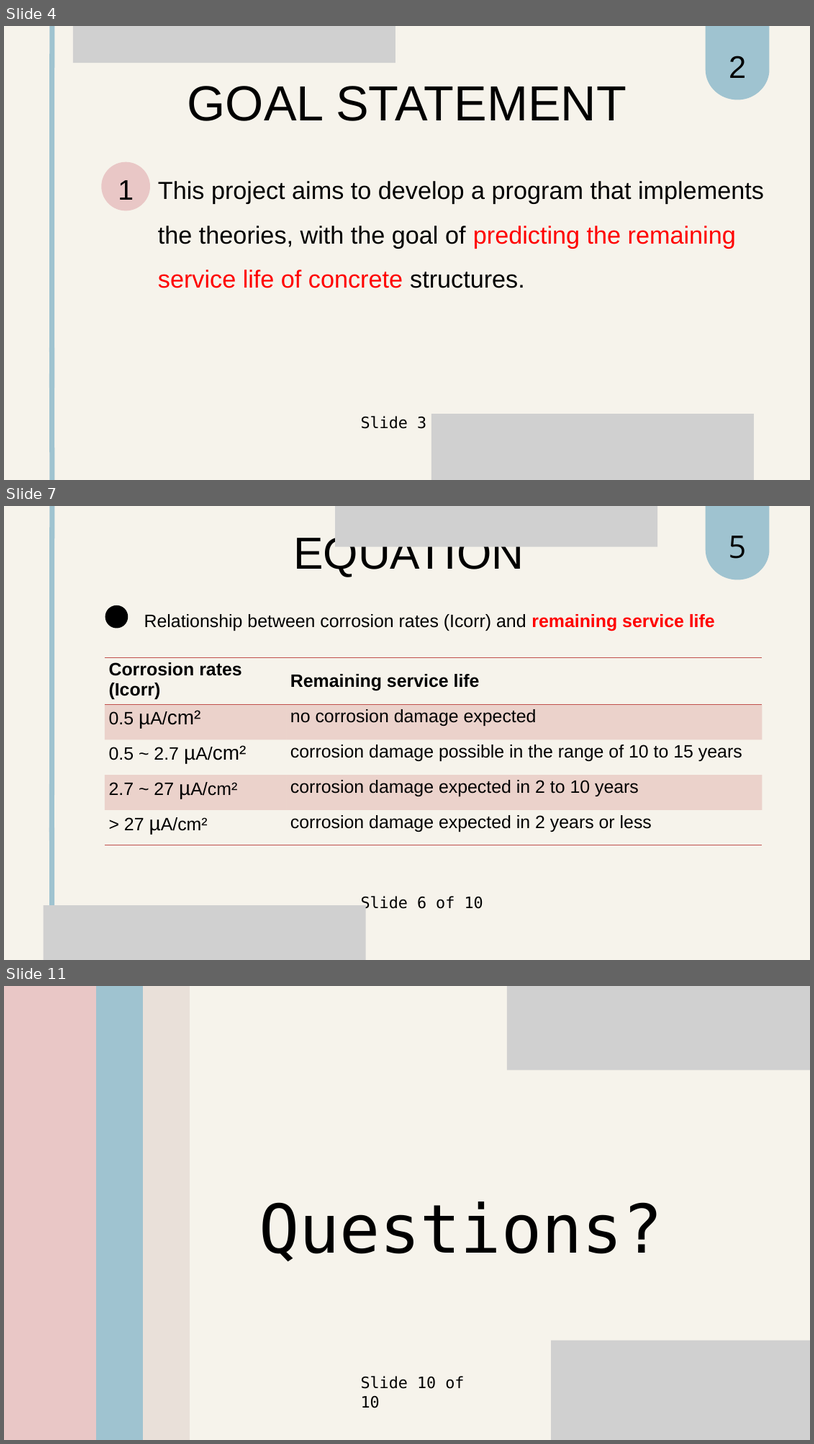
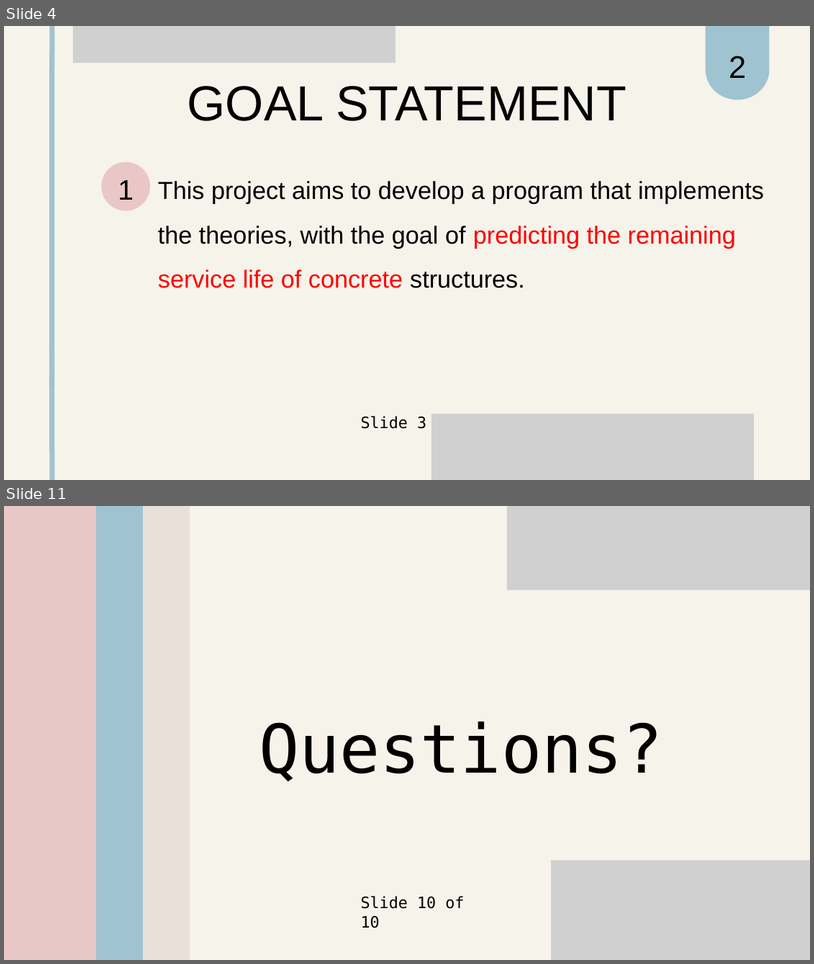
Before and after one commit to kypss94132/CAS741_YiLeng-Chen, a slide deck: docs/Presentations/SRSPresentation .pptx. Shown one above the other, each under a label of ours: slides 4, 7 and 11 before the commit, slides 4 and 11 after it; the slides between them are not shown. The pictures are 814x1444 and 814x964 pixels, drawn with LibreOffice and Linux fonts; fonts in the diff are those of the drawing; grey boxes stand for pictures. Boxes give left, top, right and bottom in pixels: in the first picture for what was removed or moved away, otherwise in the second. Text is boxed around its words. In the diff, an @@ line names an element or a change of style, - is before the commit and + after.

Commit message:
Update equation, assumption and example part

```diff
--- a/docs/Presentations/SRSPresentation .pptx
+++ b/docs/Presentations/SRSPresentation .pptx
@@ slide 7 removed at (4,506,810,960), background #F6F3EB; not listed: 1 template element that a slide beside it also shows @@
@@ line removed from (52, 840) to (52, 506) @@
@@ picture removed at (335,506,658,547) @@
@@ freeform shape removed at (706,506,769,579) @@
@@ text removed at (293,538,524,577) @@
-EQUATION
@@ text removed at (729,536,747,559) @@
-5
@@ freeform shape removed at (106,605,128,628) @@
@@ text removed at (144,614,715,631) @@
-Relationship between corrosion rates (Icorr) and remaining service life
@@ table removed at (105,657,763,844), 5 rows, 2 columns @@
-Corrosion rates (Icorr) | Remaining service life
-0.5 µA/cm² | no corrosion damage expected
-0.5 ~ 2.7 µA/cm² | corrosion damage possible in the range of 10 to 15 years
-2.7 ~ 27 µA/cm² | corrosion damage expected in 2 to 10 years
-> 27 µA/cm² | corrosion damage expected in 2 years or less
@@ line removed from (52, 960) to (52, 827) @@
@@ picture removed at (44,905,366,960) @@
```
Also in this commit, not shown: 3 slides changed, 3 slides added, 2 other slides removed.
